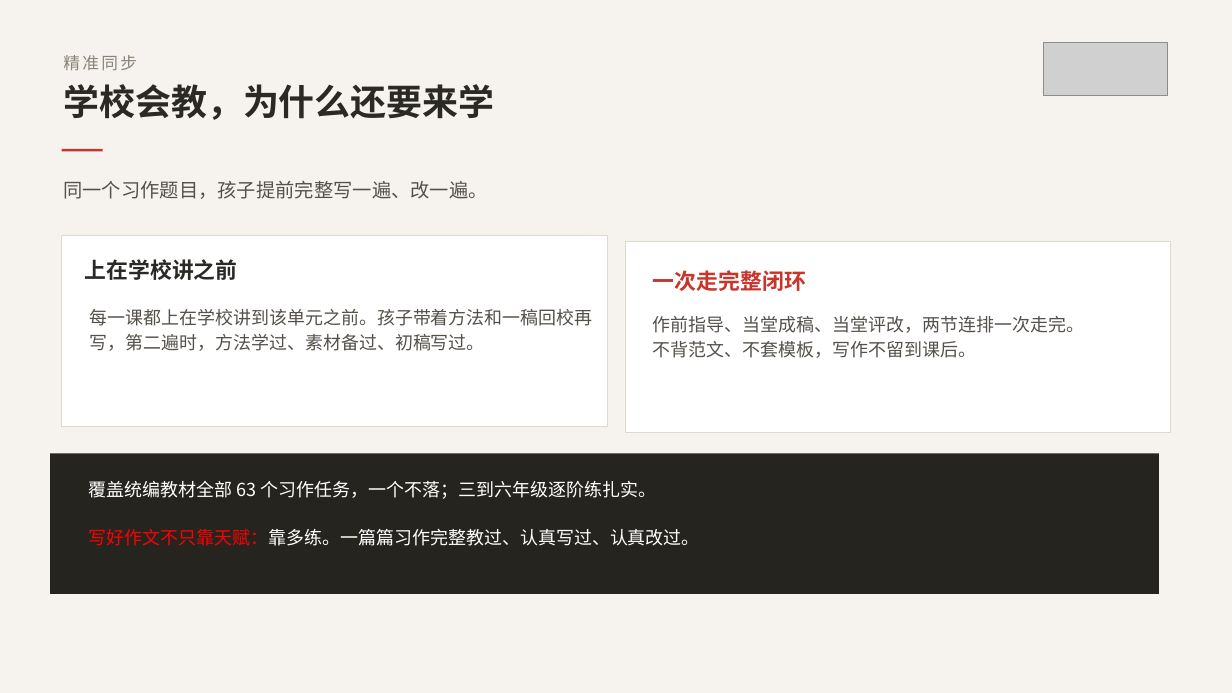
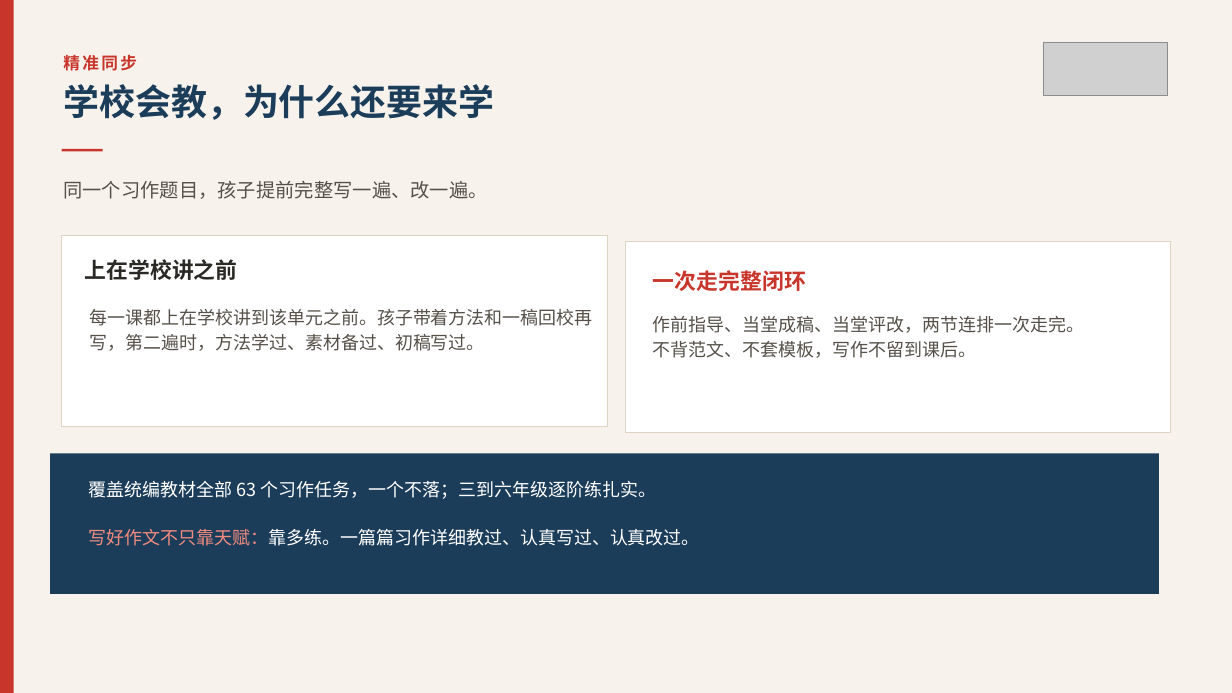
Before and after one commit to wuwenjia6498/laojohn-lesson-plan, a slide deck: slide 7 of 写作课相关宣传文件/国庆后宣讲/2-同步写作课程完整介绍.pptx. Drawn at 1232x693 pixels with LibreOffice and Linux fonts; fonts in the diff are those of the drawing; grey boxes stand for pictures. Boxes give left, top, right and bottom in pixels: in the first picture for what was removed or moved away, otherwise in the second. Text is boxed around its words. In the diff, an @@ line names an element or a change of style, - is before the commit and + after.

```diff
--- a/写作课相关宣传文件/国庆后宣讲/2-同步写作课程完整介绍.pptx
+++ b/写作课相关宣传文件/国庆后宣讲/2-同步写作课程完整介绍.pptx
@@ background #F6F3EE to #F7F3EC @@
@@ rectangle added at [0, 0, 14, 693], fill #C8352B @@
@@ text "精准同步" at [63, 55, 137, 71]: text colour #8A8477 to #C8352B, bold on @@
@@ text "学校会教，为什么还要来学" at [63, 84, 494, 120]: text colour #2B2926 to #1C3D5A @@
@@ rectangle at [50, 453, 1159, 594]: fill #26241F to #1C3D5A @@
@@ text at [89, 529, 700, 546]: text changed @@
-写好作文不只靠天赋：靠多练。一篇篇习作完整教过、认真写过、认真改过。
+写好作文不只靠天赋：靠多练。一篇篇习作详细教过、认真写过、认真改过。
```
Also in this commit, not shown: 40 other slides changed, 3 other files.
